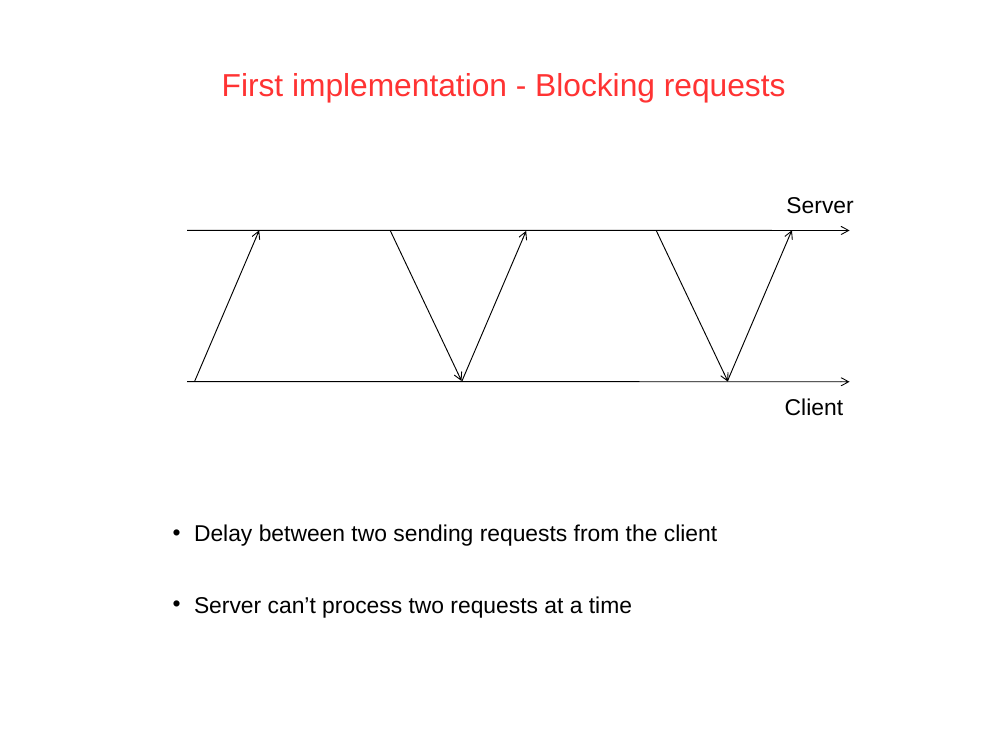
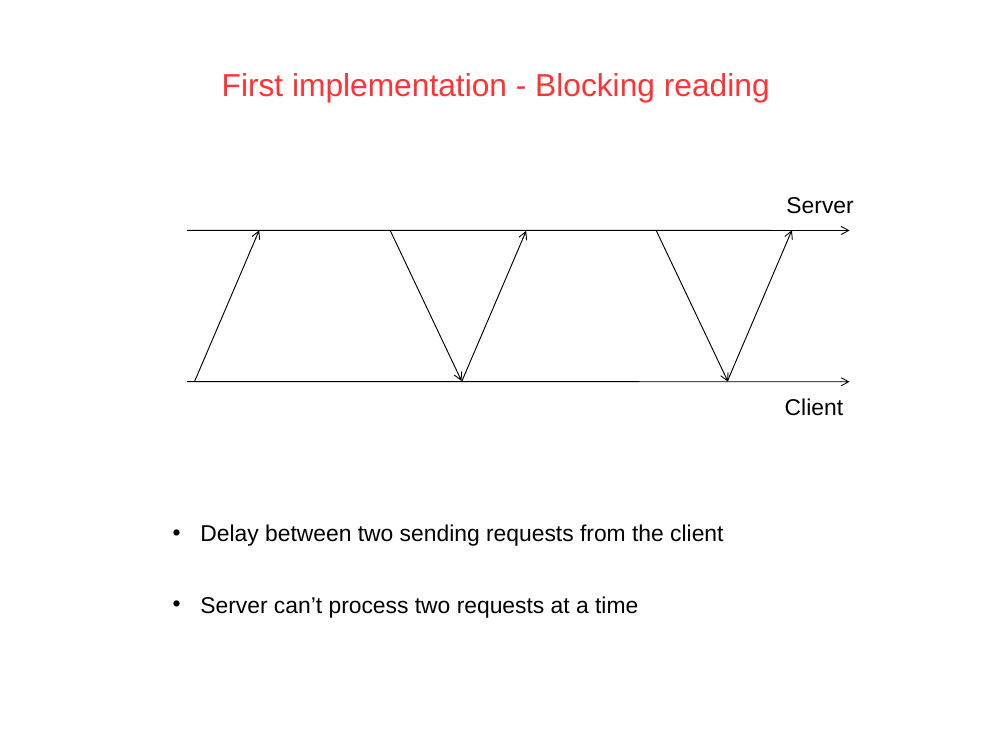
Before and after one commit to PatrickAndrade/top2developers, a slide deck: slide 9 of ProjectMidTermPresentation.ppt. Drawn at 1008x756 pixels with LibreOffice and Linux fonts; fonts in the diff are those of the drawing; background and template pictures are left out. Boxes give left, top, right and bottom in pixels: in the first picture for what was removed or moved away, otherwise in the second. Text is boxed around its words. In the diff, an @@ line names an element or a change of style, - is before the commit and + after.

```diff
--- a/ProjectMidTermPresentation.ppt
+++ b/ProjectMidTermPresentation.ppt
@@ text at (222,73,770,102): text changed @@
-First implementation - Blocking requests
+First implementation - Blocking reading
@@ text "Delay between two sending requests ...": place and size @@
-text "Delay between two sending requests ..." at (194,524,717,618)
+text "Delay between two sending requests ..." at (200,524,723,618)
```
Also in this commit, not shown: 8 other slides changed, 1 slide added, 1 slide removed.
